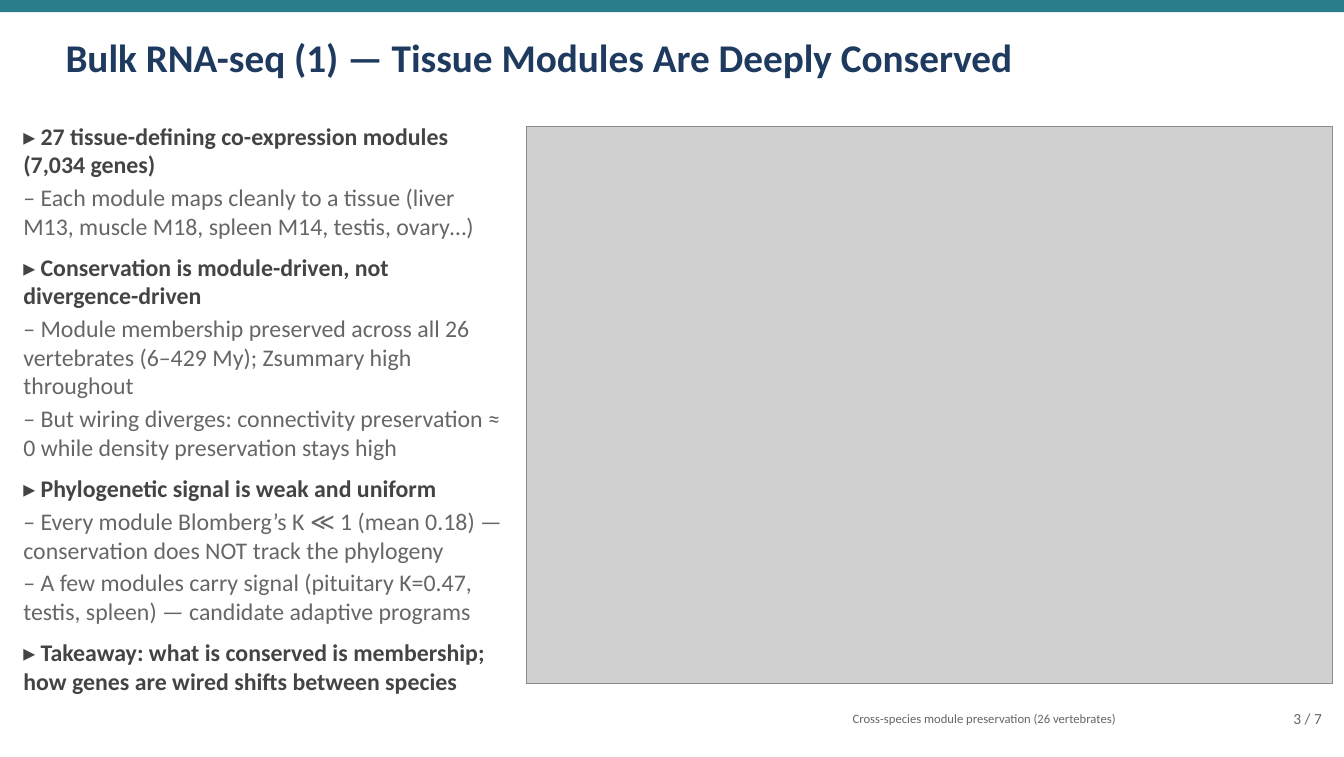
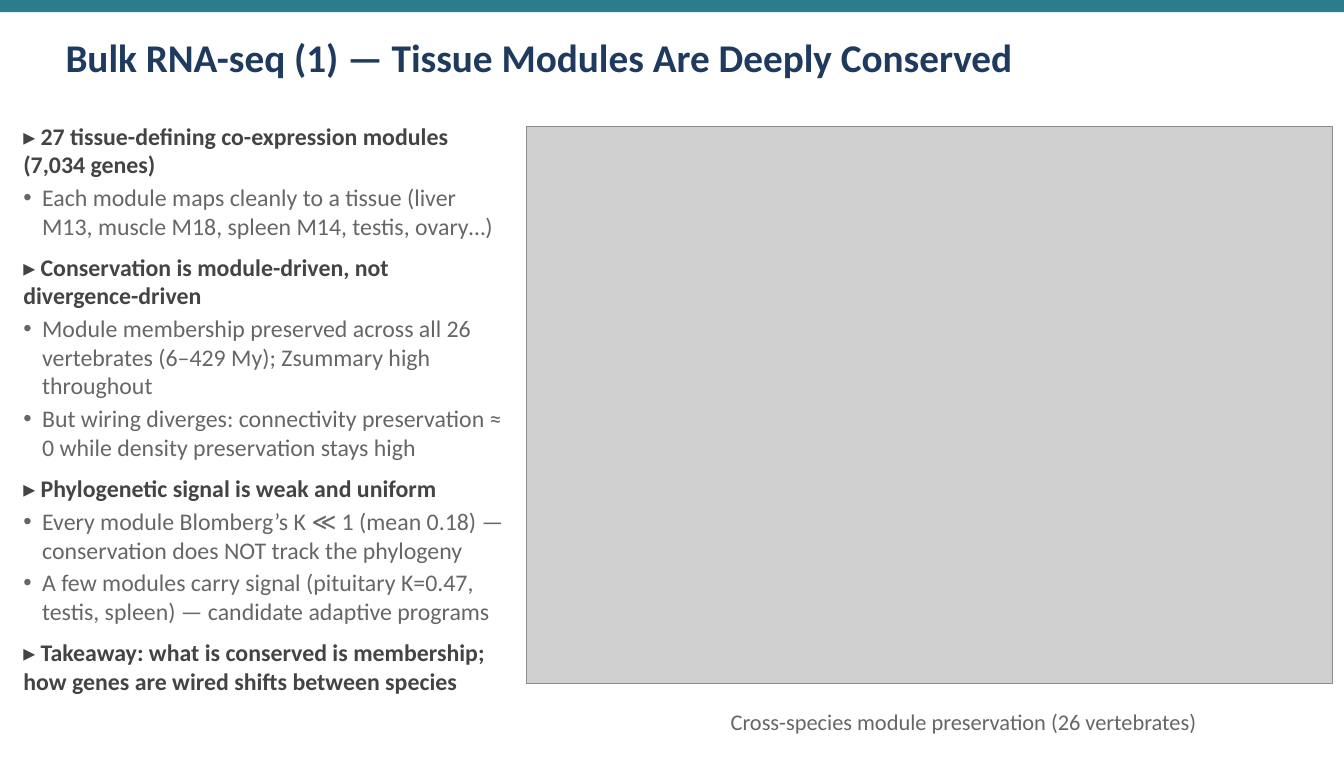
Before and after one commit to bcantarel/claudescience_hackaton_20260713, a slide deck: slide 3 of geneNetworking/geneNetworking_biologist_7slide.pptx. Drawn at 1344x757 pixels with LibreOffice and Linux fonts; fonts in the diff are those of the drawing; grey boxes stand for pictures. Boxes give left, top, right and bottom in pixels: in the first picture for what was removed or moved away, otherwise in the second. Text is boxed around its words. In the diff, an @@ line names an element or a change of style, - is before the commit and + after.

```diff
--- a/geneNetworking/geneNetworking_biologist_7slide.pptx
+++ b/geneNetworking/geneNetworking_biologist_7slide.pptx
@@ text at box(42, 189, 492, 239): text changed @@
-– Each module maps cleanly to a tissue (liver M13, muscle M18, spleen M14, testis, ovary…)
+• Each module maps cleanly to a tissue (liver M13, muscle M18, spleen M14, testis, ovary…)
@@ text at box(42, 320, 484, 460): text changed @@
-– Module membership preserved across all 26 vertebrates (6–429 My); Zsummary high throughout
-– But wiring diverges: connectivity preservation ≈ 0 while density preservation stays high
+• Module membership preserved across all 26 vertebrates (6–429 My); Zsummary high throughout
+• But wiring diverges: connectivity preservation ≈ 0 while density preservation stays high
@@ text at box(42, 513, 489, 624): text changed @@
-– Every module Blomberg’s K ≪ 1 (mean 0.18) — conservation does NOT track the phylogeny
-– A few modules carry signal (pituitary K=0.47, testis, spleen) — candidate adaptive programs
+• Every module Blomberg’s K ≪ 1 (mean 0.18) — conservation does NOT track the phylogeny
+• A few modules carry signal (pituitary K=0.47, testis, spleen) — candidate adaptive programs
@@ text "Cross-species module preservation (26 vertebrates)": place and size @@
-text "Cross-species module preservation (26 vertebrates)" at box(853, 714, 1115, 725)
+text "Cross-species module preservation (26 vertebrates)" at box(731, 714, 1196, 734)
@@ text "Cross-species module preservation (26 vertebrates)" at box(731, 714, 1196, 734): size 9 to 16 pt @@
@@ text removed at box(1293, 714, 1322, 724) @@
-3 / 7
```
Also in this commit, not shown: 4 other slides changed.
